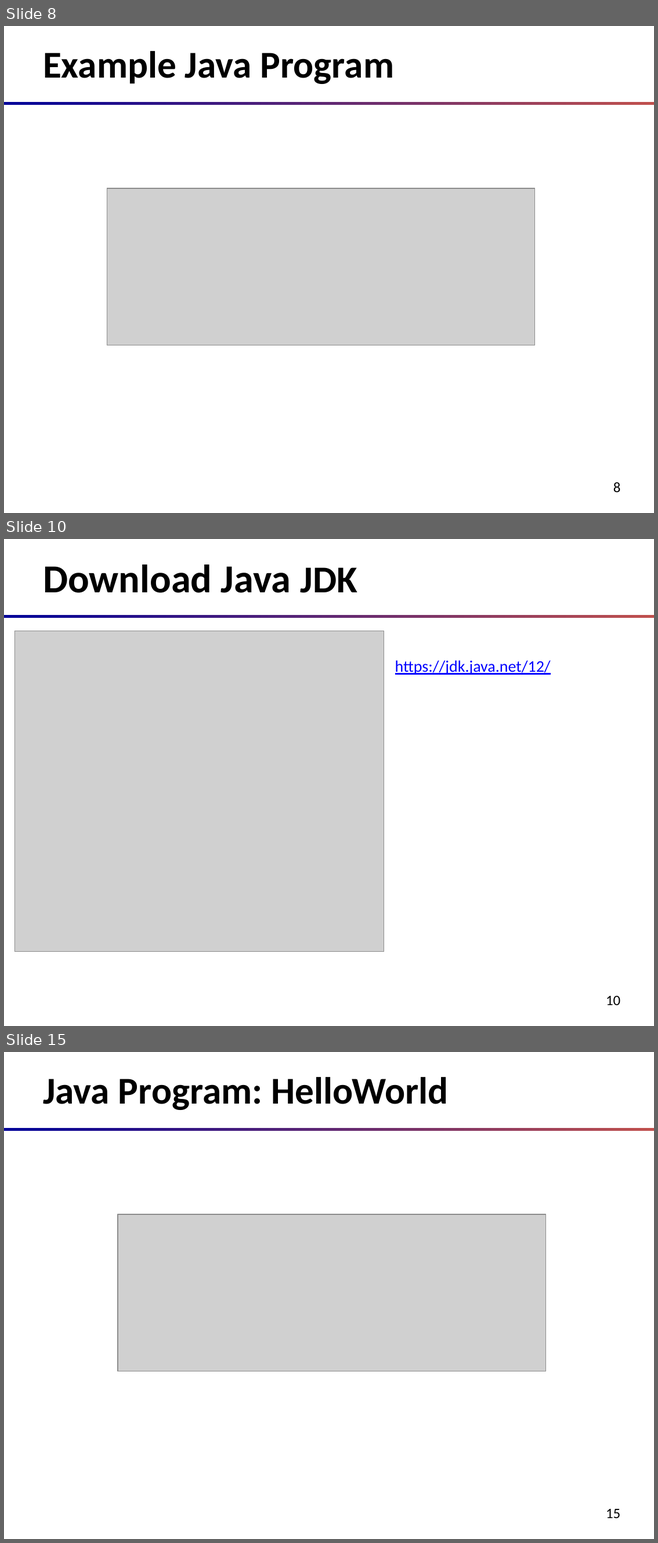
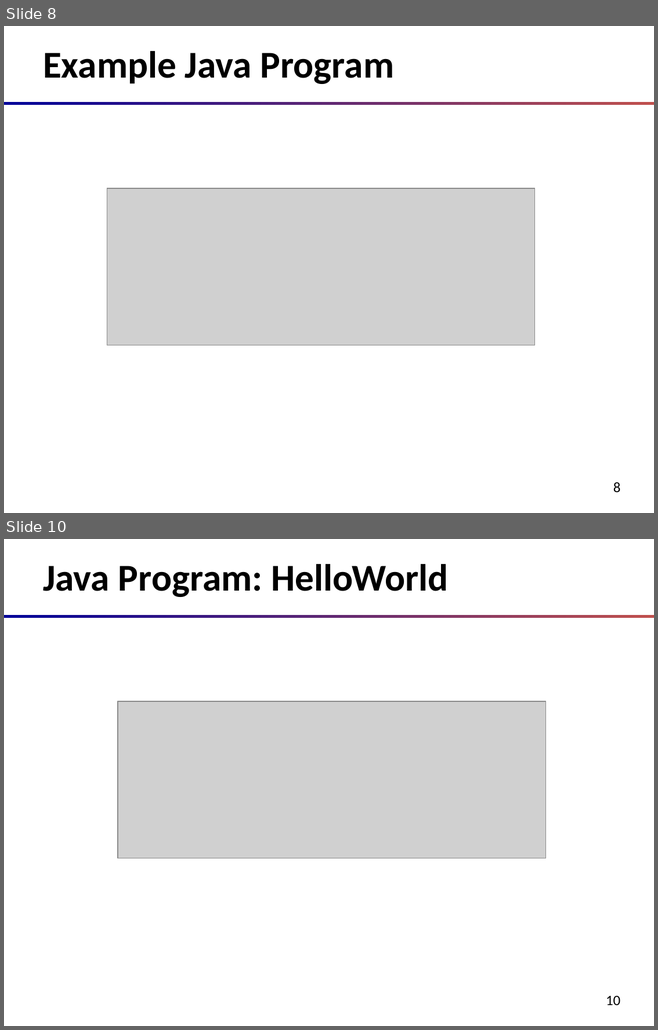
Before and after one commit to oxbot/battleship, a slide deck: slides/c01-Introduction.to.Java.pptx. Shown one above the other, each under a label of ours: slides 8, 10 and 15 before the commit, slides 8 and 10 after it; the slides between them are not shown. The pictures are 658x1543 and 658x1030 pixels, drawn with LibreOffice and Linux fonts; fonts in the diff are those of the drawing; grey boxes stand for pictures. Boxes give left, top, right and bottom in pixels: in the first picture for what was removed or moved away, otherwise in the second. Text is boxed around its words. In the diff, an @@ line names an element or a change of style, - is before the commit and + after.

```diff
--- a/slides/c01-Introduction.to.Java.pptx
+++ b/slides/c01-Introduction.to.Java.pptx
@@ slide 10 removed at (4,539,654,1026), background #FFFFFF; not listed: 2 template elements that a slide beside it also shows @@
@@ title removed at (43,565,357,593) @@
-Download Java JDK
@@ picture removed at (15,631,384,952) @@
@@ text removed at (395,660,550,675) @@
-https://jdk.java.net/12/
@@ what was slide 15 is now slide 10 @@
@@ page number at (605,996,620,1005): text changed @@
-15
+10
```
Also in this commit, not shown: 1 slide added, 5 other slides removed, 2 other files.
